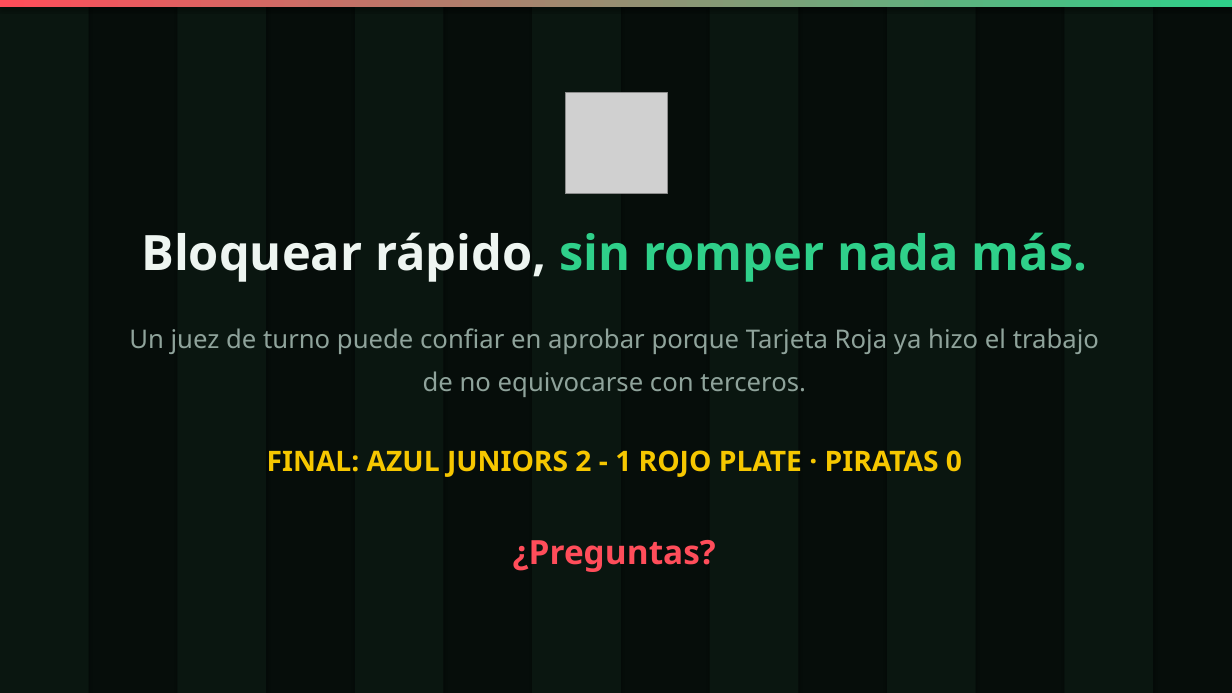
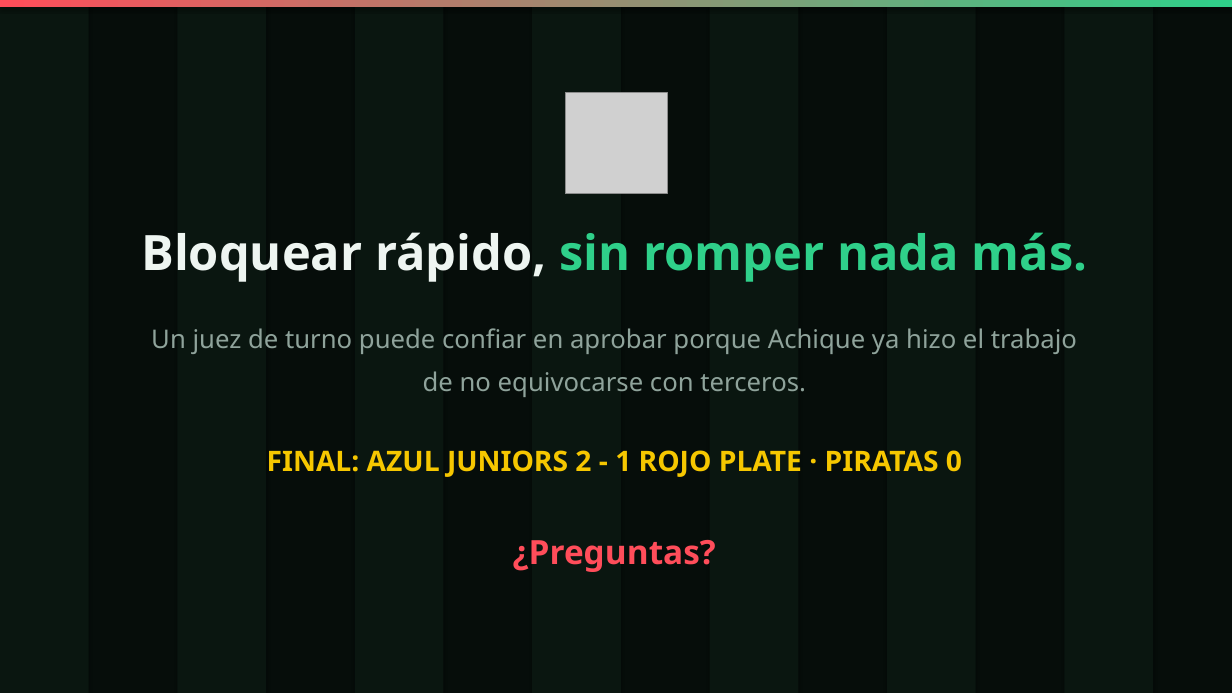
Before and after one commit to Maurezg7/achique, a slide deck: slide 11 of entrega/presentacion.pptx. Drawn at 1232x693 pixels with LibreOffice and Linux fonts; fonts in the diff are those of the drawing; grey boxes stand for pictures. Boxes give left, top, right and bottom in pixels: in the first picture for what was removed or moved away, otherwise in the second. Text is boxed around its words. In the diff, an @@ line names an element or a change of style, - is before the commit and + after.

Commit message:
refactor: la plataforma pasa a llamarse Achique (paquete achique/, UI, logo, docs y presentación)

```diff
--- a/entrega/presentacion.pptx
+++ b/entrega/presentacion.pptx
@@ text at (x1=151, y1=328, x2=1077, y2=354): text changed @@
-Un juez de turno puede confiar en aprobar porque Tarjeta Roja ya hizo el trabajo
+Un juez de turno puede confiar en aprobar porque Achique ya hizo el trabajo
```
Also in this commit, not shown: 5 other slides changed, 22 other files.
